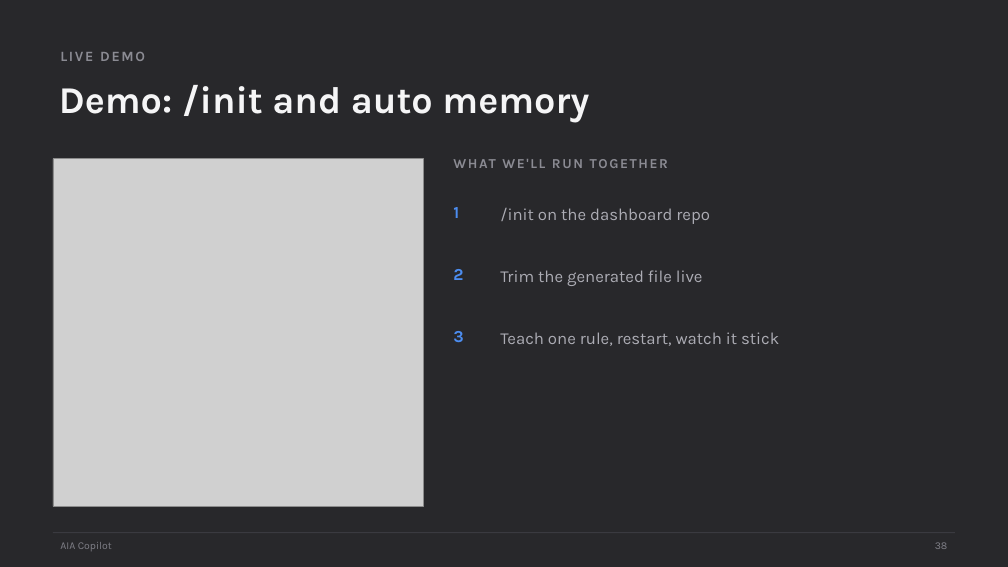
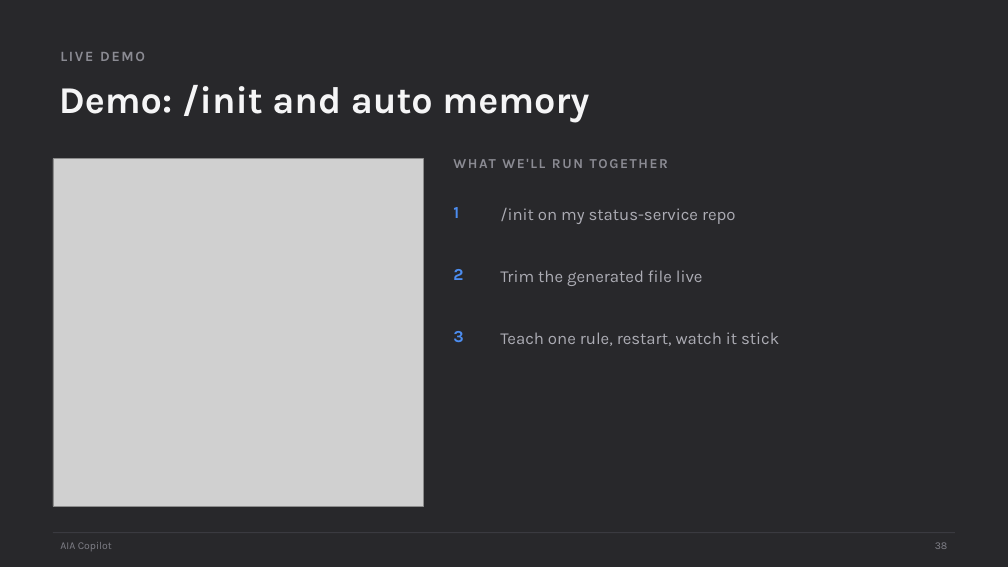
Before and after one commit to scottrhay/AIA-ClaudeCopilot, a slide deck: slide 38 of claude-code-3day/slides/Day1_Claude_Code_Fundamentals.pptx. Drawn at 1008x567 pixels with LibreOffice and Linux fonts; fonts in the diff are those of the drawing; grey boxes stand for pictures. Boxes give left, top, right and bottom in pixels: in the first picture for what was removed or moved away, otherwise in the second. Text is boxed around its words. In the diff, an @@ line names an element or a change of style, - is before the commit and + after.

Commit message:
Full Day 1 repo-reality audit: 20+ phantom-file and phantom-bug fixes; Lab 1A commit step corrected (build already commits)

```diff
--- a/claude-code-3day/slides/Day1_Claude_Code_Fundamentals.pptx
+++ b/claude-code-3day/slides/Day1_Claude_Code_Fundamentals.pptx
@@ text at (x1=500, y1=208, x2=736, y2=224): text changed @@
-/init on the dashboard repo
+/init on my status-service repo
```
Also in this commit, not shown: 4 other slides changed, 6 other files.
